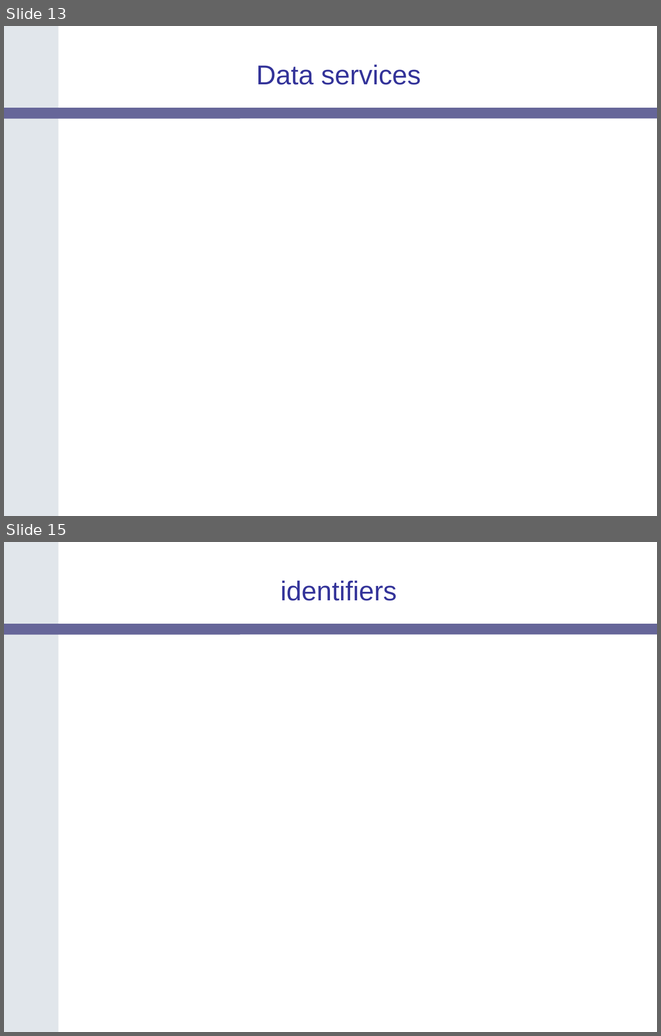
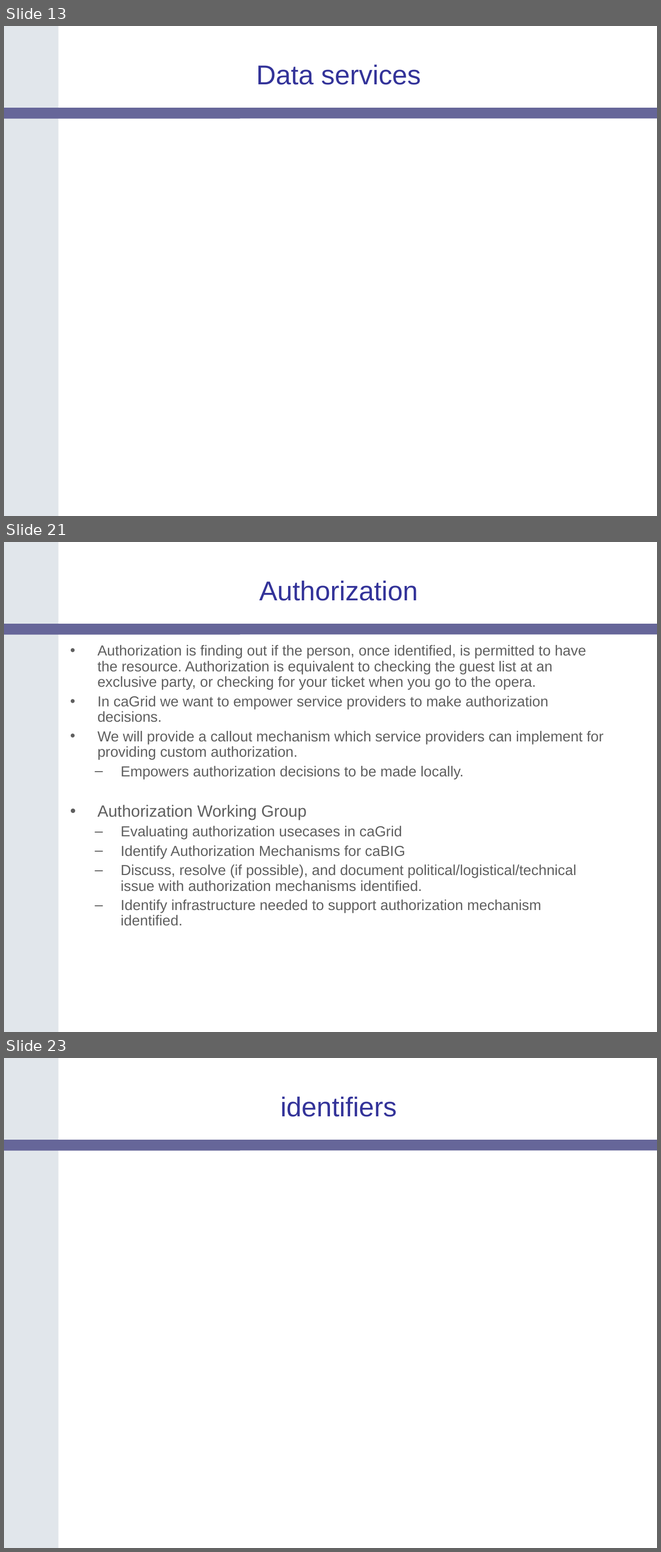
Before and after one commit to NCIP/cagrid-portal, a slide deck: cagrid-1-0/Documentation/presentations/200604_AnnualMeeting/caGrid-1.0-Architecture_caBIG-Annual-Meeting06.ppt. Shown one above the other, each under a label of ours: slides 13 and 15 before the commit, slides 13, 21 and 23 after it; the slides between them are not shown. The pictures are 661x1036 and 661x1552 pixels, drawn with LibreOffice and Linux fonts; fonts in the diff are those of the drawing; background and template pictures are left out. Boxes give left, top, right and bottom in pixels: in the first picture for what was removed or moved away, otherwise in the second. Text is boxed around its words. In the diff, an @@ line names an element or a change of style, - is before the commit and + after.

```diff
--- a/cagrid-1-0/Documentation/presentations/200604_AnnualMeeting/caGrid-1.0-Architecture_caBIG-Annual-Meeting06.ppt
+++ b/cagrid-1-0/Documentation/presentations/200604_AnnualMeeting/caGrid-1.0-Architecture_caBIG-Annual-Meeting06.ppt
@@ slide 21 added at bbox=[4, 542, 657, 1032], background #FFFFFF; not listed: 2 template elements that a slide beside it also shows @@
@@ title added at bbox=[259, 581, 418, 601], 30 pt, text #333399 @@
+Authorization
@@ text added at bbox=[97, 645, 603, 925], 16 pt, text #5F5F5F @@
+• Authorization is finding out if the person, once identified, is permitted to have the resource. Authorization is equivalent to checking the guest list at an exclusive party, or checking for your ticket when you go to the opera.
+• In caGrid we want to empower service providers to make authorization decisions.
+• We will provide a callout mechanism which service providers can implement for providing custom authorization.
+  – Empowers authorization decisions to be made locally.
+• Authorization Working Group
+  – Evaluating authorization usecases in caGrid
+  – Identify Authorization Mechanisms for caBIG
+  – Discuss, resolve (if possible), and document political/logistical/technical issue with authorization mechanisms identified.
+  – Identify infrastructure needed to support authorization mechanism identified.
@@ what was slide 15 is now slide 23 @@
```
Also in this commit, not shown: 8 other slides added, 1 slide removed.
